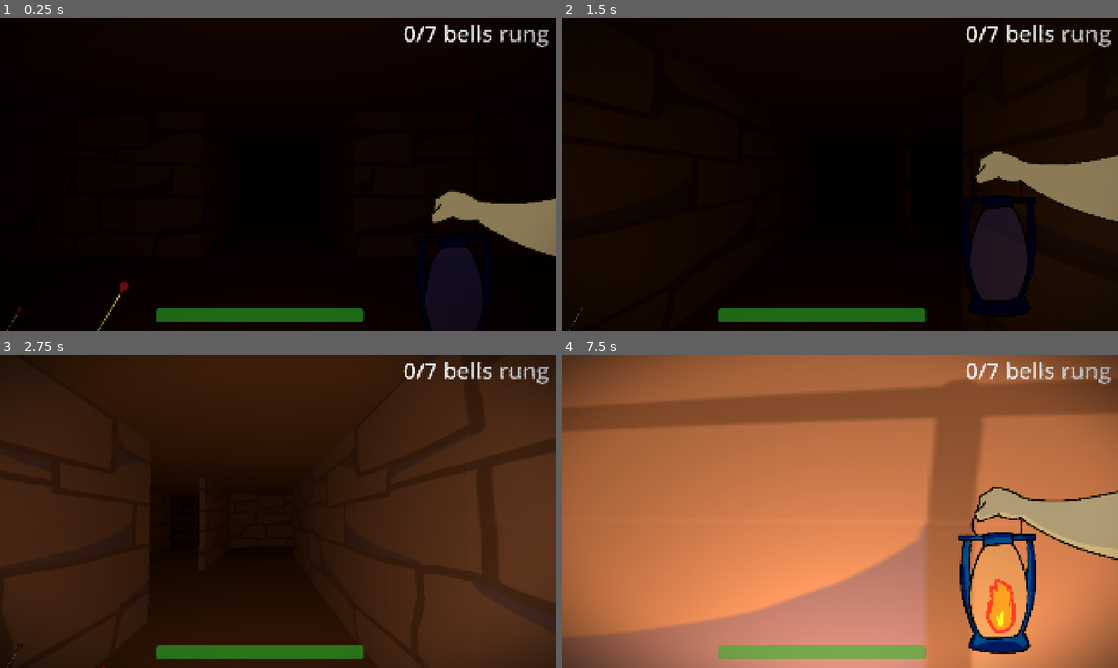
Above: before the commit, frames 1-4 (two rows, left to right).
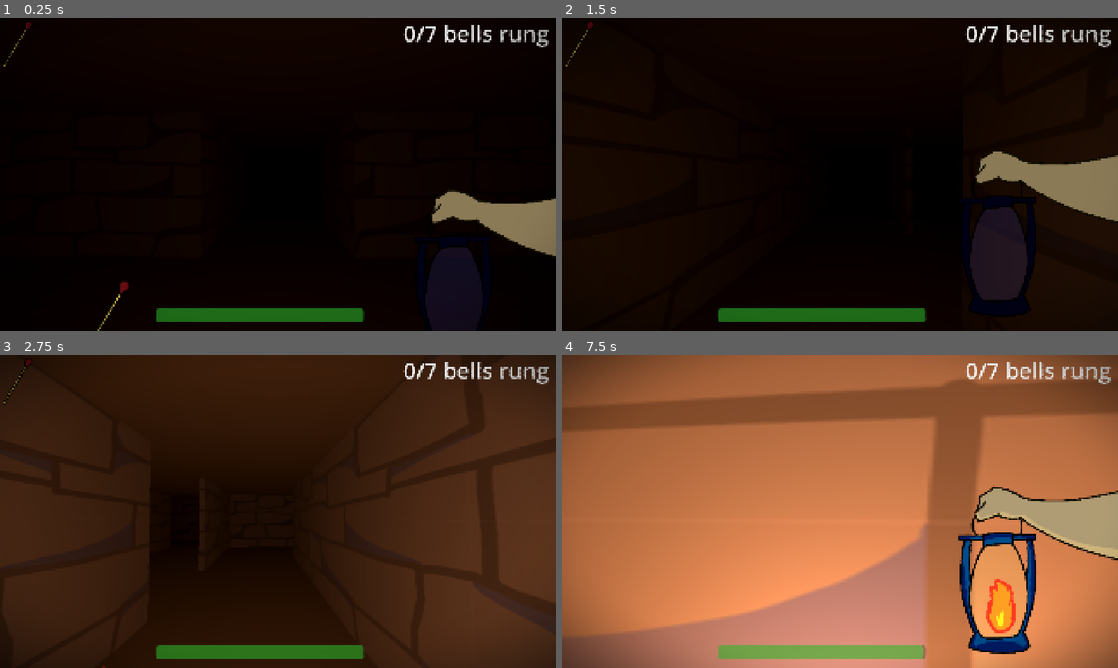
Above: after the commit, the same moments.

Repository: AvenirTheArtist/MazeGame
Game: Godot game, scene res://maps/maze_level.tscn
Same seed, same stepped clock (60 frames per second), same inputs: the game is played once before the commit and once after it.
Inputs (mouse positions are in pixels of both pictures, inside the frame that each line leads up to):
- Up to frame 1 (0.25 s): no input
- Up to frame 2 (1.5 s): move the mouse to (867, 174) at 0.52 s; hold W (forward) from 0.53 s (still down); right-click (867, 174) at 0.6 s; click (867, 174) at 0.8 s; move the mouse to (812, 174) at 1.27 s; click (812, 174) at 1.35 s
- Up to frame 3 (2.75 s): keep holding W (forward); right-click (250, 511) at 1.55 s; move the mouse to (289, 505) at 2.02 s; right-click (289, 505) at 2.1 s; click (289, 505) at 2.3 s
- Up to frame 4 (7.5 s): move the mouse to (834, 517) at 2.77 s; click (834, 517) at 2.85 s; right-click (834, 517) at 3.05 s; move the mouse to (878, 514) at 3.52 s; tap Shift (sprint) at 3.6, 7.35 s; click (878, 514) at 3.8 s; move the mouse to (795, 508) at 4.27 s; right-click (795, 508) at 4.35 s; move the mouse to (845, 511) at 5.02 s; click (845, 511) at 5.1 s; move the mouse to (817, 505) at 5.77 s; release W (forward) at 5.78 s; hold D (right) 5.78-6.53 s; right-click (817, 505) at 5.85 s; move the mouse to (867, 511) at 6.52 s; hold W (forward) from 6.53 s (still down); click (867, 511) at 6.6 s; move the mouse to (812, 511) at 7.27 s

The runs differ from the first frame. In frame 1, less than 0.1% of the frame differs, in the area x 0-6%, y 1-100%; in frame 2, less than 0.1%; in frame 3, less than 0.1%; in frame 4, less than 0.1%.

Commit message:
whole buncha sound stuff
added new scene named player sounds
added it to Global.gd
super useful, just call Global.player_sounds.play("soundname") whenever you wanna play a sound
also added a rand_play() function in playersounds to randomise the pitch of the sound
changed the matchstick amount gui to top left

Diff:
--- /dev/null
+++ b/player_stuff/PlayerSounds.tscn
@@ -0,0 +1,16 @@
+[gd_scene format=3 uid="uid://blqv5ffmuucjp"]
+
+[ext_resource type="Script" uid="uid://dqyk4ixaku320" path="res://scripts/player_sounds.gd" id="1_74cct"]
+[ext_resource type="AudioStream" uid="uid://di66303gpd40y" path="res://sounds/fire/click.wav" id="2_p7eyv"]
+[ext_resource type="AudioStream" uid="uid://5btgpg58eib6" path="res://sounds/fire/lightup.wav" id="3_n10jv"]
+
+[node name="PlayerSounds" type="AudioListener3D" unique_id=1554584262]
+script = ExtResource("1_74cct")
+
+[node name="click" type="AudioStreamPlayer3D" parent="." unique_id=1811669032]
+stream = ExtResource("2_p7eyv")
+
+[node name="start_burning" type="AudioStreamPlayer3D" parent="." unique_id=255949195]
+stream = ExtResource("3_n10jv")
+volume_db = -10.0
+max_db = -5.0
--- a/player_stuff/gui.tscn
+++ b/player_stuff/gui.tscn
@@ -198,6 +198,19 @@
 [node name="lanternanim" type="AnimationPlayer" parent="." unique_id=1219566592]
 libraries/ = SubResource("AnimationLibrary_ooum0")
 
+[node name="topleft" type="Control" parent="." unique_id=207410149]
+layout_mode = 1
+anchors_preset = 0
+
+[node name="matches_in_reserve" type="HBoxContainer" parent="topleft" unique_id=1817823158]
+layout_mode = 0
+offset_right = 60.0
+offset_bottom = 80.0
+scale = Vector2(1.3045032, 1.3045032)
+
+[node name="match_hud_icon" parent="topleft/matches_in_reserve" unique_id=1050240310 instance=ExtResource("6_5gbqd")]
+layout_mode = 2
+
 [node name="topright" type="Control" parent="." unique_id=56690247]
 layout_mode = 1
 anchors_preset = 1
@@ -267,16 +280,6 @@
 wait_time = 10.0
 one_shot = true
 
-[node name="matches_in_reserve" type="HBoxContainer" parent="bottomleft" unique_id=1817823158]
-layout_mode = 0
-offset_top = -35.0
-offset_right = 40.0
-offset_bottom = 5.0
-scale = Vector2(1.3045032, 1.3045032)
-
-[node name="match_hud_icon" parent="bottomleft/matches_in_reserve" unique_id=1050240310 instance=ExtResource("6_5gbqd")]
-layout_mode = 2
-
 [node name="bottomright" type="Control" parent="." unique_id=1517915056]
 layout_mode = 1
 anchors_preset = 3
--- a/player_stuff/match_hud_icon.tscn
+++ b/player_stuff/match_hud_icon.tscn
@@ -8,8 +8,8 @@
 anchors_preset = 0
 
 [node name="Sprite2D" type="Sprite2D" parent="." unique_id=1755240204]
-position = Vector2(29.999998, 37.999996)
-scale = Vector2(0.1, 0.1)
+position = Vector2(43.25, 56.350006)
+scale = Vector2(0.14615385, 0.14615387)
 texture = ExtResource("1_y1hs8")
 region_enabled = true
 region_rect = Rect2(249, 148.29, 585.865, 767.215)
--- a/player_stuff/player.tscn
+++ b/player_stuff/player.tscn
@@ -3,6 +3,7 @@
 [ext_resource type="Script" uid="uid://bdqok8eh5tmtn" path="res://scripts/player.gd" id="1_t7sdc"]
 [ext_resource type="PackedScene" uid="uid://2ywcafmf5l5v" path="res://player_stuff/gui.tscn" id="2_fp3om"]
 [ext_resource type="Shader" uid="uid://dch6x6e0sxac8" path="res://shaders/pixelated_2.gdshader" id="2_gcccv"]
+[ext_resource type="PackedScene" uid="uid://blqv5ffmuucjp" path="res://player_stuff/PlayerSounds.tscn" id="4_43wku"]
 
 [sub_resource type="Compositor" id="Compositor_43wku"]
 
@@ -54,6 +55,8 @@
 target_position = Vector3(0, 0, -6)
 debug_shape_custom_color = Color(0.17, 0.68, 0, 0.37254903)
 
+[node name="AudioListener3D" type="AudioListener3D" parent="head" unique_id=258039527]
+
 [node name="CollisionShape3D" type="CollisionShape3D" parent="." unique_id=1510286024]
 shape = SubResource("CapsuleShape3D_fp3om")
 debug_color = Color(0, 0.6, 1, 1)
@@ -63,5 +66,7 @@
 omni_range = 35.0
 omni_attenuation = 1.15
 
+[node name="PlayerSounds" parent="." unique_id=1554584262 instance=ExtResource("4_43wku")]
+
 [connection signal="body_entered" from="head/stun_area" to="." method="_on_stun_area_body_entered"]
 [connection signal="body_exited" from="head/stun_area" to="." method="_on_stun_area_body_exited"]
--- a/scripts/Global.gd
+++ b/scripts/Global.gd
@@ -2,3 +2,4 @@
 
 var player: Player
 var camera: Camera2D
+var player_sounds: PlayerSounds
--- a/scripts/ghost.gd
+++ b/scripts/ghost.gd
@@ -7,7 +7,7 @@
 	CHASING,
 	STUNNED
 }
-@export var speed = 6.0
+@export var speed = 9.0
 @export var patrol_pos: Array[Vector3]
 var alerted_pos: Vector3
 var next_dest: Vector3
--- a/scripts/gui.gd
+++ b/scripts/gui.gd
@@ -9,21 +9,26 @@
 @onready var topright = {
 	"bells": $topright/bells_collected
 }
+@onready var topleft = {
+	"matches_in_reserve" = $topleft/matches_in_reserve
+}
 @onready var bottomleft = {
 	"matchstick": $bottomleft/matchstickgui,
-	"matches_in_reserve": $bottomleft/matches_in_reserve
 }
 
 func _ready() -> void:
 	change_matches_count(2)
 
 func _process(_delta: float) -> void:
+	change_matches_count(Global.player.matchstick_amount)
+
 	bottommiddle.stamina.value = player.stamina
 	topright.bells.text = str(map.bells_collected) + "/" + str(map.number_of_bells) + " bells rung"
 
 
 func change_matches_count(number: int) -> void:
-	var node = bottomleft.matches_in_reserve
+
+	var node = topleft.matches_in_reserve
 	for i in node.get_children():
 		i.queue_free()
 	for i in number - 1:
--- a/scripts/matchstickgui.gd
+++ b/scripts/matchstickgui.gd
@@ -63,6 +63,8 @@
 		Global.player.matchstick_amount -= 1
 	matchstickanims.play("matchgoingdown")
 	await matchstickanims.animation_finished
+	Global.player_sounds.rand_play("click", 0.8, 1.3)
+	Global.player_sounds.rand_play("start_burning", 0.8, 1.2)
 	matchstickanims.play("matchcomingup")
 
 	burnouttimer.start(matchstick_health)
--- a/scripts/player.gd
+++ b/scripts/player.gd
@@ -9,7 +9,7 @@
 @export var acceleration = 10.0
 @export var max_stamina = 100.0
 var stamina = max_stamina
-@export var stamina_drain = 10.0
+@export var stamina_drain = 30.0
 @export var stamina_recovery = 7.0
 
 @export var sensitivity = 0.1
--- /dev/null
+++ b/scripts/player_sounds.gd
@@ -0,0 +1,27 @@
+class_name PlayerSounds
+extends AudioListener3D
+
+var all_sounds: Dictionary
+
+func _ready() -> void:
+	Global.player_sounds = self
+
+	for child in get_children():
+		if child is AudioStreamPlayer3D:
+			all_sounds[child.name.to_lower()] = child
+
+
+
+func play(sound_name: String):
+	var sound_to_play = all_sounds[str(sound_name).to_lower()]
+	if sound_to_play.playing:
+		return
+	sound_to_play.play()
+
+func rand_play(sound_name: String, min: float = 1.1, max: float = 1.2):
+	var sound_to_play = all_sounds[str(sound_name).to_lower()]
+	if sound_to_play.playing:
+		return
+
+	sound_to_play.pitch_scale = randf_range(min, max)
+	sound_to_play.play()
Not shown, added: scripts/player_sounds.gd.uid
Not shown, changed: sounds/fire/click.wav.import
Not shown, added: sounds/fire/fire_light_up.mp3.import
Not shown, added: sounds/fire/fireburning.wav.import
Not shown, added: sounds/fire/lightup.wav.import
Not shown, added: sounds/fire/vroosh.wav.import
Not shown, removed: sounds/fire_light_up.mp3.import
Not shown, removed: sounds/footstep.MP3.import
Not shown, added: sounds/footstep.wav.import
Not shown, added: sounds/fire/click.wav
Not shown, added: sounds/fire/fire_light_up.mp3
Not shown, added: sounds/fire/fireburning.wav
(and 4 more such lines)
